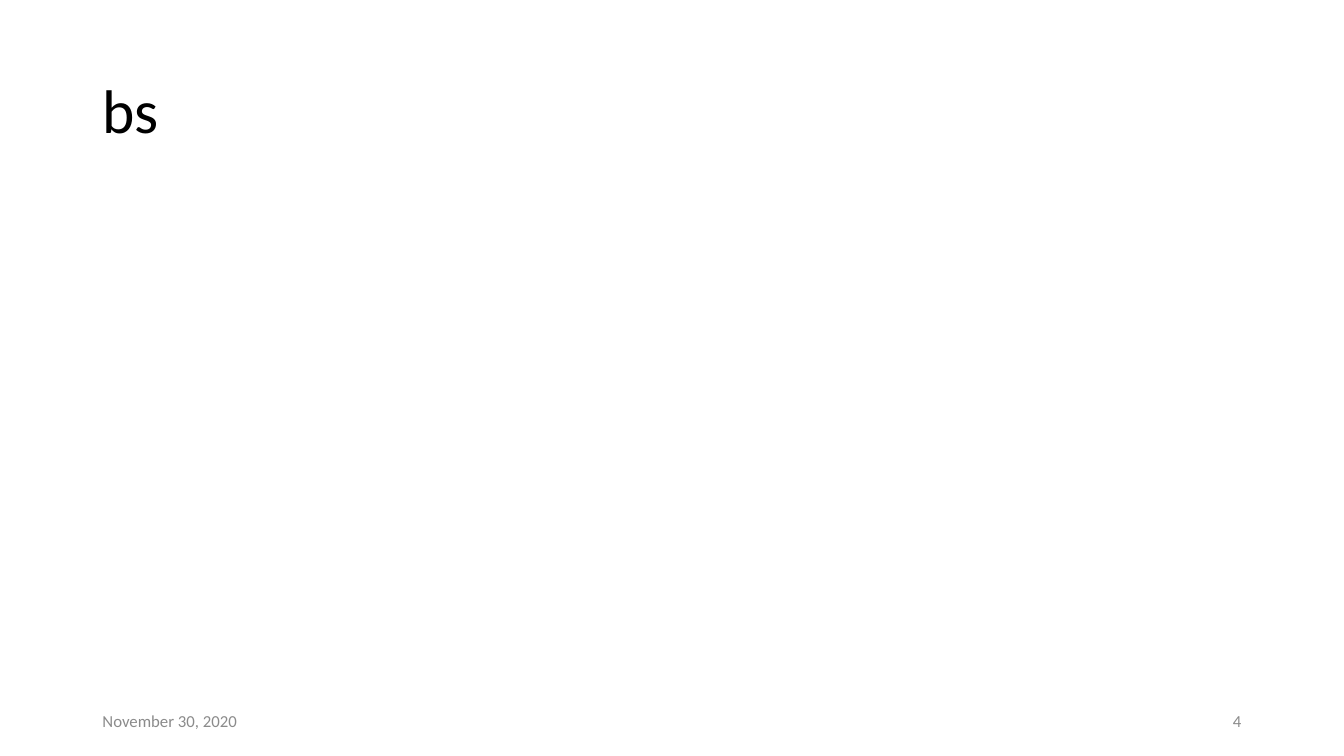
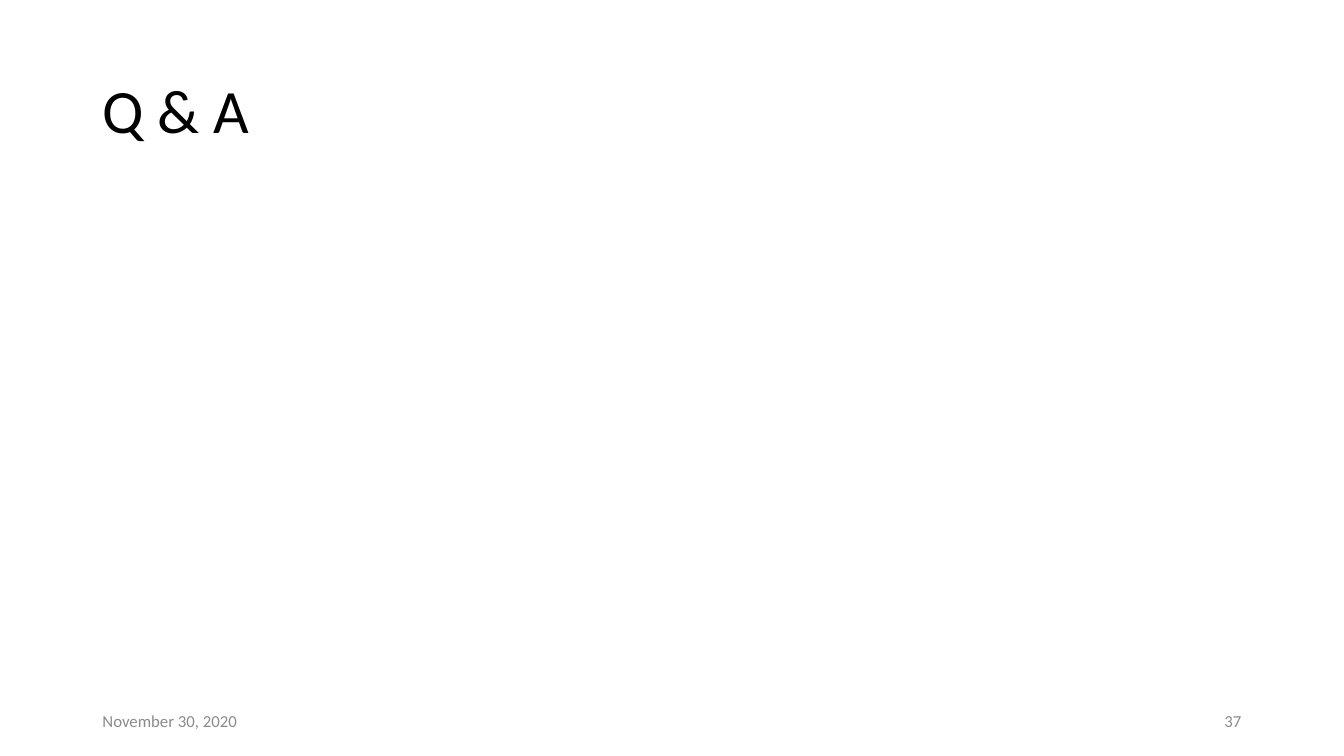
Before and after one commit to JasonGross/doctoral-thesis, a slide deck: slide 37 of presentation/jgross-defense.pptx (slide 4 before the commit). Drawn at 1344x756 pixels with LibreOffice and Linux fonts; fonts in the diff are those of the drawing. Boxes give left, top, right and bottom in pixels: in the first picture for what was removed or moved away, otherwise in the second. Text is boxed around its words. In the diff, an @@ line names an element or a change of style, - is before the commit and + after.

```diff
--- a/presentation/jgross-defense.pptx
+++ b/presentation/jgross-defense.pptx
@@ title at (x1=102, y1=93, x2=250, y2=141): text changed @@
-bs
+Q & A
@@ page number at (x1=1224, y1=716, x2=1241, y2=727): text changed @@
-4
+37
```
Also in this commit, not shown: 2 other slides changed, 34 slides added, 29 other files.
